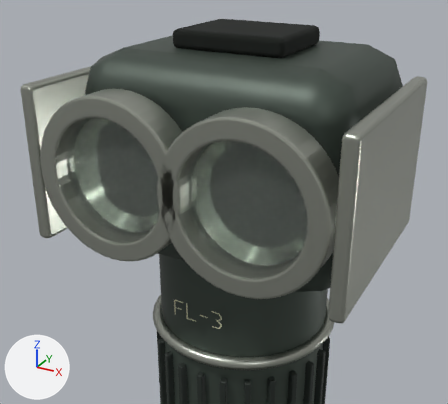
The glTF model public/assets/items/flashlight-flood.glb, before and after one commit.
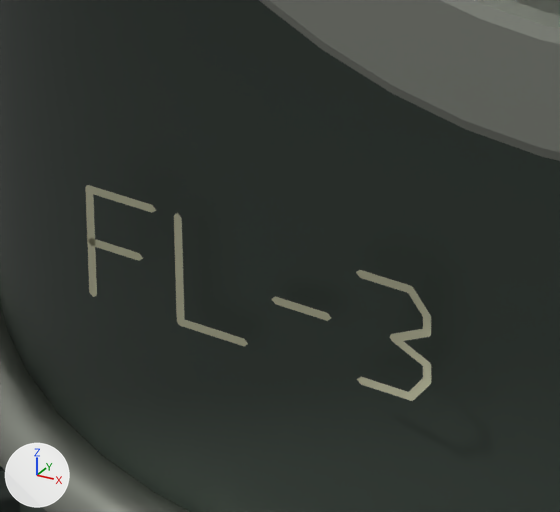
Old and new are each drawn from a 50 mm lens placed at (0.475, -0.943, 1.681), pointed at (-0.005, -0.071, 1.244) and again close up on the part from 36% to 53% of the width and 68% to 85% of the height. Lighting does not change. The marker at lower left points along +X, +Y and +Z. The last two pictures show the newer version. Where no turn or scale is listed for an object, it has been applied to the vertices. Vertices at exactly the same position are counted once.

Before the edit, the objects in view are built like this:
```python
me_continuous_etched_lettering = bpy.data.meshes.new('continuous-etched-lettering')
me_continuous_etched_lettering.from_pydata(...)  # 85 vertices, 84 faces; spans x -0.0011..0.0947, y 0.0, z -0.0011..0.0311
me_continuous_etched_lettering.materials.append(mat_ink)  # pale yellow #cfceaf
me_flashlight_longitudinal_grip_009 = bpy.data.meshes.new('flashlight-longitudinal-grip.009')
me_flashlight_longitudinal_grip_009.from_pydata(...)  # 56 vertices, 108 faces; spans x -0.009..0.009, y -0.009..0.009, z -0.3..0.3
me_flashlight_longitudinal_grip_009.materials.append(mat_graphite)  # dark grey #29312c
me_flashlight_main_barrel = bpy.data.meshes.new('flashlight-main-barrel')
me_flashlight_main_barrel.from_pydata(...)  # 100 vertices, 192 faces; spans x -0.163..0.163, y -0.163..0.163, z -0.58..0.58
me_flashlight_main_barrel.materials.append(mat_flashlight_housing)  # dark grey #48534b
ob_continuous_etched_lettering = bpy.data.objects.new('continuous-etched-lettering', me_continuous_etched_lettering)
ob_continuous_etched_lettering.location = (-0.052, -0.1657, 1.052)
ob_flashlight_longitudinal_grip_009 = bpy.data.objects.new('flashlight-longitudinal-grip.009', me_flashlight_longitudinal_grip_009)
ob_flashlight_longitudinal_grip_009.location = (-0.1181, -0.1168, 0.642)
ob_flashlight_main_barrel = bpy.data.objects.new('flashlight-main-barrel', me_flashlight_main_barrel)
ob_flashlight_main_barrel.location = (0.0, 0.0013, 0.712)
# also in view: 'flashlight-grip-end-band.001' at (0.0, 0.001, 0.982); 'flashlight-lens-retaining-ring.001' at (0.115, -0.221, 1.322)
```
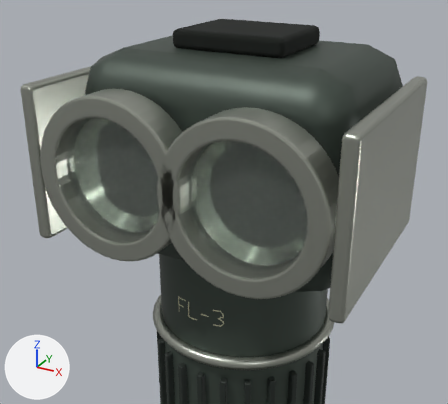
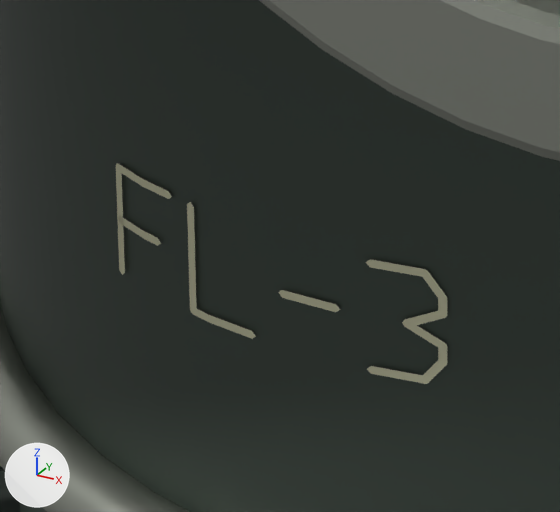
The change, as a diff of the scene's bpy script:
```diff
--- a/public/assets/items/flashlight-flood.glb.py
+++ b/public/assets/items/flashlight-flood.glb.py
@@ me_continuous_etched_lettering @@
 # used by ob_continuous_etched_lettering; location = (-0.052, -0.1657, 1.052)
-me_continuous_etched_lettering.from_pydata(...)  # 85 vertices, 84 faces; spans x -0.0011..0.0947, y 0.0, z -0.0011..0.0311
+me_continuous_etched_lettering.from_pydata(...)  # 97 vertices, 100 faces; spans x -0.0001..0.0943, y 0.0031..0.012, z -0.0011..0.0311
+# me_continuous_etched_lettering part 1: the loose piece of 43 vertices spanning x 0.0745..0.0947, y 0.0, z -0.0011..0.0311 is turned 11.2 degrees about the z axis through its middle, then moved by (-0.0003, 0.0067, 0.0)
+# me_continuous_etched_lettering part 2: a new loose piece of 16 vertices spanning x -0.0001..0.0194, y 0.0067..0.012, z -0.0011..0.0311, in mat_ink (pale yellow #cfceaf)
+# me_continuous_etched_lettering part 3: a new loose piece of 16 vertices spanning x 0.0242..0.0443, y 0.0036..0.0058, z -0.0011..0.0311, in mat_ink (pale yellow #cfceaf)
+# me_continuous_etched_lettering part 4: the loose piece of 13 vertices spanning x -0.0011..0.0191, y 0.0, z -0.0011..0.0311 is deleted
+# me_continuous_etched_lettering part 5: the loose piece of 13 vertices spanning x 0.0241..0.0443, y 0.0, z -0.0011..0.0311 is deleted
+# me_continuous_etched_lettering part 6: the loose piece of 8 vertices spanning x 0.0511..0.0677, y 0.0, z 0.0139..0.0161 is deleted
+# me_continuous_etched_lettering part 7: the loose piece of 8 vertices spanning x -0.0011..0.0149, y 0.0, z 0.0139..0.0161 is deleted
+# me_continuous_etched_lettering part 8
+# 22 vertices are added at x -0.0001..0.0677, y 0.0031..0.012, z 0.0139..0.0161
+# 20 new faces join them
 me_continuous_etched_lettering.materials.append(mat_ink)
```

Boxes (x1, y1, x2, y2) around the edits, measured in the close-ups (560 x 512 px; the box of a moved part takes in the faces that stretch with it):
'continuous-etched-lettering', reshaped: before (85, 185, 431, 401); after (116, 163, 447, 384)
part 1 of me_continuous_etched_lettering, moved or reshaped: before (356, 270, 431, 401); after (366, 259, 447, 384)
part 2 of me_continuous_etched_lettering, added: after (116, 163, 172, 275)
part 3 of me_continuous_etched_lettering, added: after (187, 202, 256, 339)
part 4 of me_continuous_etched_lettering, deleted: before (85, 185, 156, 297)
part 5 of me_continuous_etched_lettering, deleted: before (174, 213, 248, 346)
part 6 of me_continuous_etched_lettering, deleted: before (272, 296, 331, 321)
part 7 of me_continuous_etched_lettering, deleted: before (87, 238, 143, 261)
part 8 of me_continuous_etched_lettering, added: after (118, 216, 340, 312)
